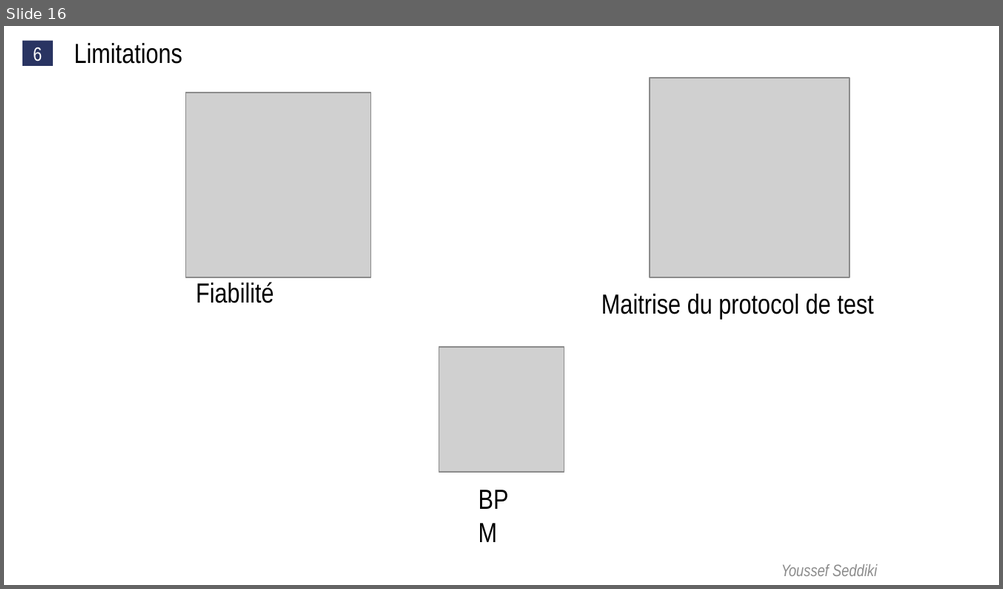
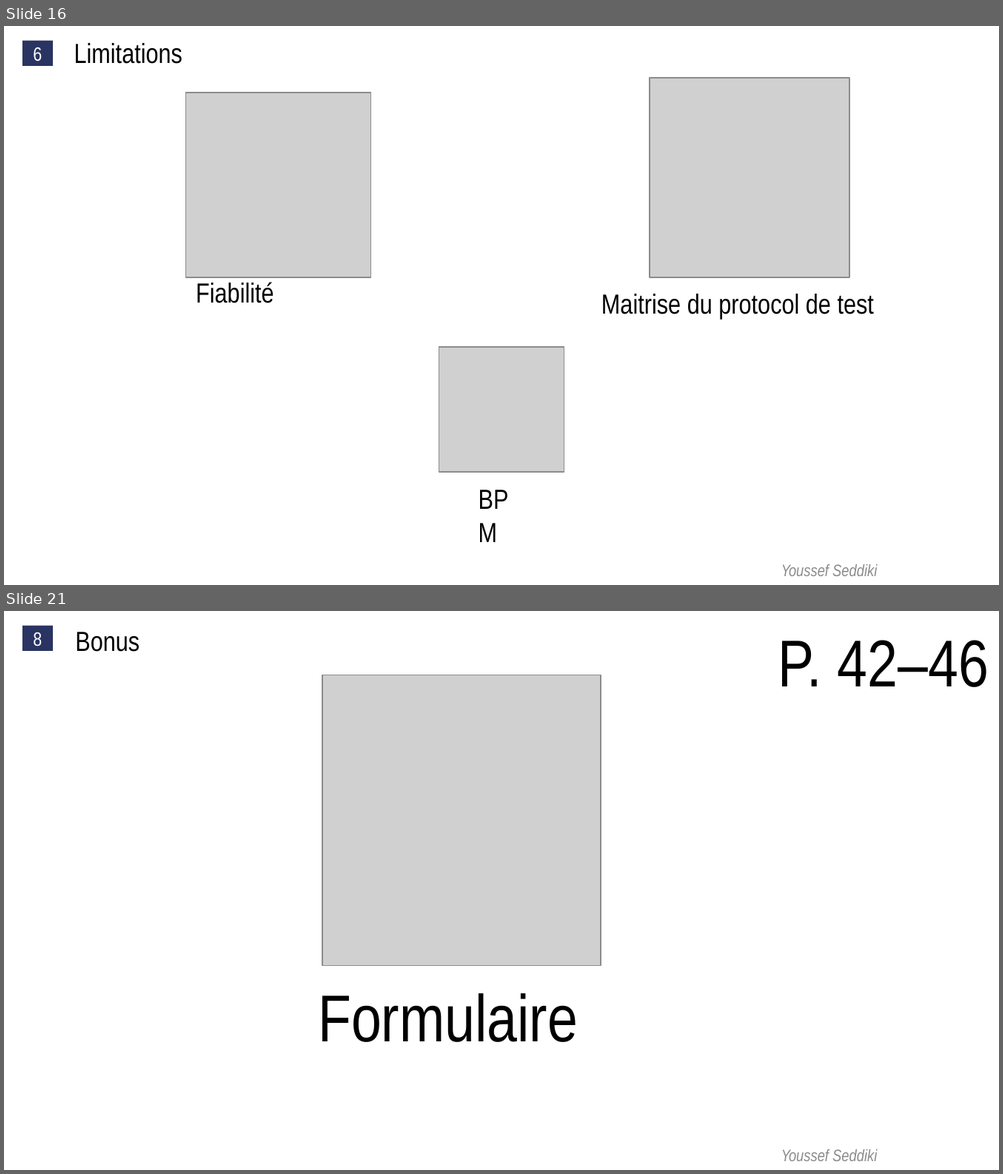
Before and after one commit to yseddiki/TFE, a slide deck: TFE V2.pptx. Shown one above the other, each under a label of ours: slide 16 before the commit, slides 16 and 21 after it; the slides between them are not shown. The pictures are 1003x589 and 1003x1174 pixels, drawn with LibreOffice and Linux fonts; fonts in the diff are those of the drawing; grey boxes stand for pictures. Boxes give left, top, right and bottom in pixels: in the first picture for what was removed or moved away, otherwise in the second. Text is boxed around its words. In the diff, an @@ line names an element or a change of style, - is before the commit and + after.

```diff
--- a/TFE V2.pptx
+++ b/TFE V2.pptx
@@ slide 21 added at <box>4,611,999,1170</box>, background #FFFFFF @@
@@ rectangle added at <box>23,626,53,651</box>, fill #293462, 14 pt, text #FFFFFF @@
+8
@@ text added at <box>75,632,139,652</box>, 20 pt, text #000000 @@
+Bonus
@@ text added at <box>777,640,988,687</box>, 48 pt, text #000000 @@
+P. 42–46
@@ picture added at <box>322,675,600,966</box> @@
@@ text added at <box>318,994,578,1042</box>, 48 pt, text #000000 @@
+Formulaire
@@ text added at <box>781,1150,876,1162</box>, 12 pt, text #8C8C8C, italic @@
+Youssef Seddiki
```
Also in this commit, not shown: 4 slides changed, 6 other slides added.
